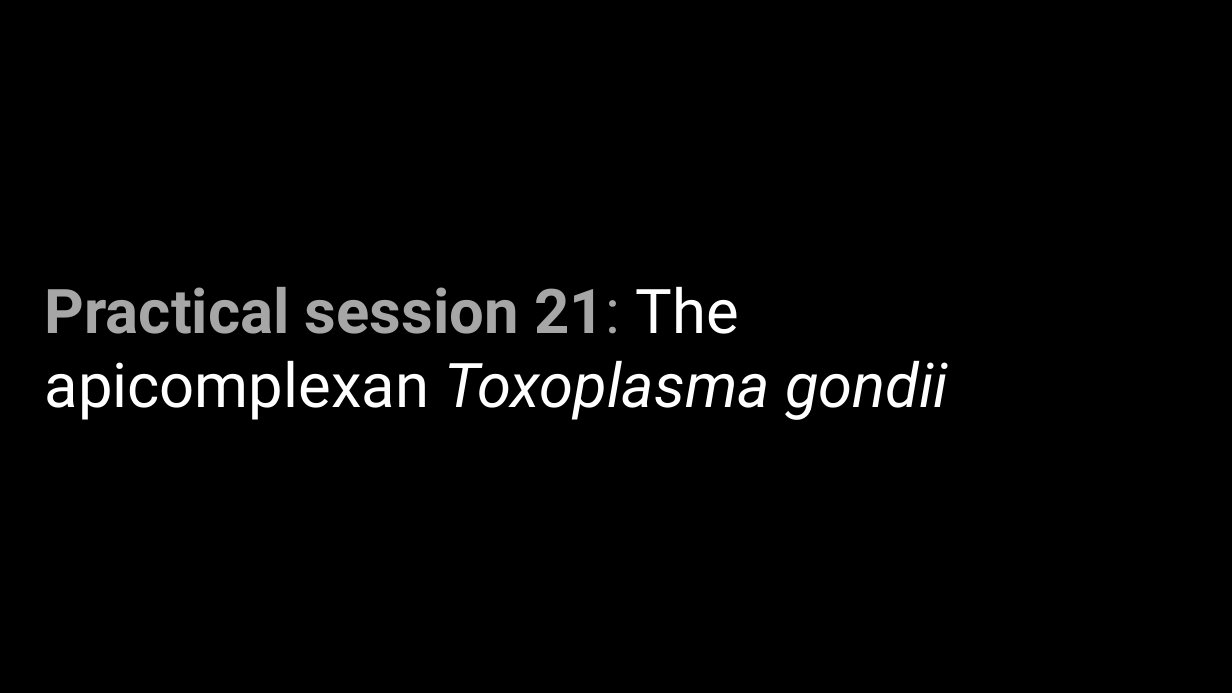
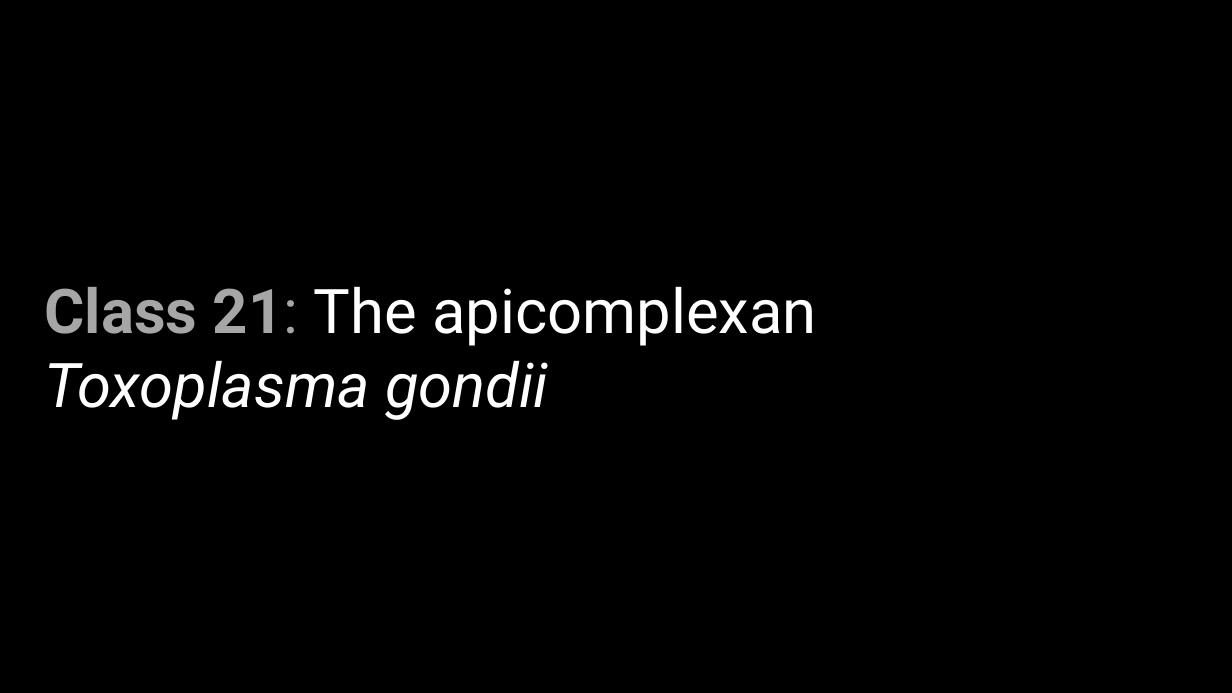
Before and after one commit to wood-lab/fish_406, a slide deck: slide 1 of docs/lectures/in-class_activities/class_21.pptx. Drawn at 1232x693 pixels with LibreOffice and Linux fonts; fonts in the diff are those of the drawing. Boxes give left, top, right and bottom in pixels: in the first picture for what was removed or moved away, otherwise in the second. Text is boxed around its words. In the diff, an @@ line names an element or a change of style, - is before the commit and + after.

Commit message:
updating class 21

```diff
--- a/docs/lectures/in-class_activities/class_21.pptx
+++ b/docs/lectures/in-class_activities/class_21.pptx
@@ text at box(45, 286, 816, 420): text changed @@
-Practical session 21: The apicomplexan Toxoplasma gondii
+Class 21: The apicomplexan Toxoplasma gondii
```
Also in this commit, not shown: 1 other slide changed, 1 slide removed, 12 other files.
